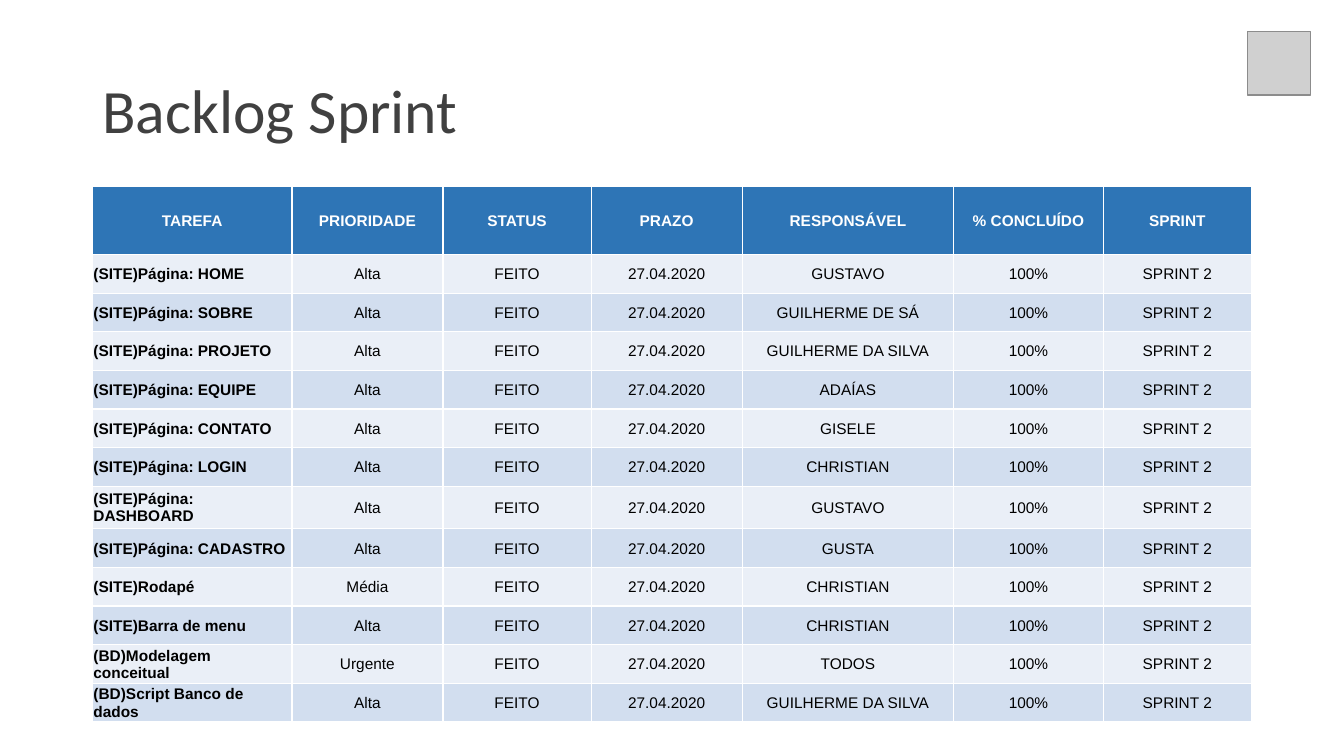
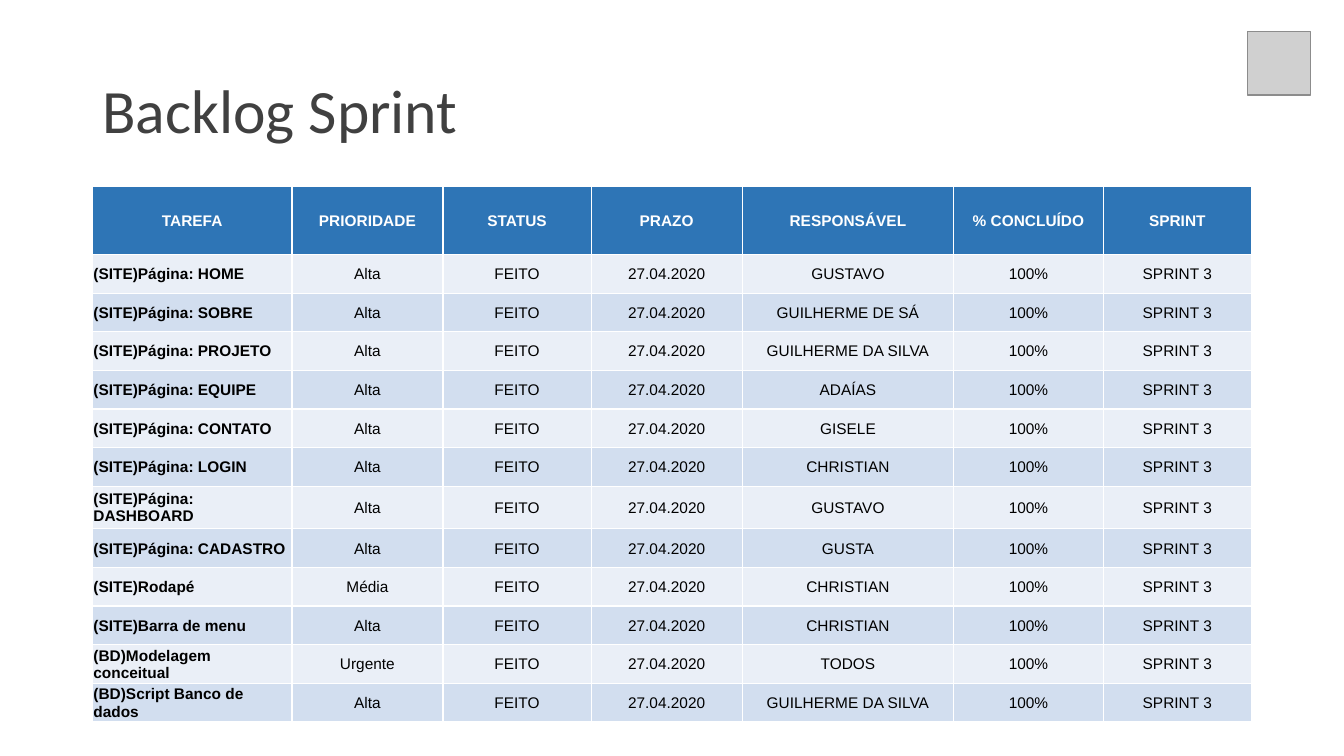
Before and after one commit to gui-ss/projeto-bandtec, a slide deck: slide 16 of documentacao/chameleonAtt.pptx. Drawn at 1344x756 pixels with LibreOffice and Linux fonts; fonts in the diff are those of the drawing; grey boxes stand for pictures. Boxes give left, top, right and bottom in pixels: in the first picture for what was removed or moved away, otherwise in the second. Text is boxed around its words. In the diff, an @@ line names an element or a change of style, - is before the commit and + after.

```diff
--- a/documentacao/chameleonAtt.pptx
+++ b/documentacao/chameleonAtt.pptx
@@ table at box(93, 187, 1252, 722) @@
-row 2, column 7: SPRINT 2
+row 2, column 7: SPRINT 3
-row 3, column 7: SPRINT 2
+row 3, column 7: SPRINT 3
-row 4, column 7: SPRINT 2
+row 4, column 7: SPRINT 3
-row 5, column 7: SPRINT 2
+row 5, column 7: SPRINT 3
-row 6, column 7: SPRINT 2
+row 6, column 7: SPRINT 3
-row 7, column 7: SPRINT 2
+row 7, column 7: SPRINT 3
-row 8, column 7: SPRINT 2
+row 8, column 7: SPRINT 3
-row 9, column 7: SPRINT 2
+row 9, column 7: SPRINT 3
-row 10, column 7: SPRINT 2
+row 10, column 7: SPRINT 3
-row 11, column 7: SPRINT 2
+row 11, column 7: SPRINT 3
-row 12, column 7: SPRINT 2
+row 12, column 7: SPRINT 3
-row 13, column 7: SPRINT 2
+row 13, column 7: SPRINT 3
```
Also in this commit, not shown: 2 other slides changed, 6 other files.
